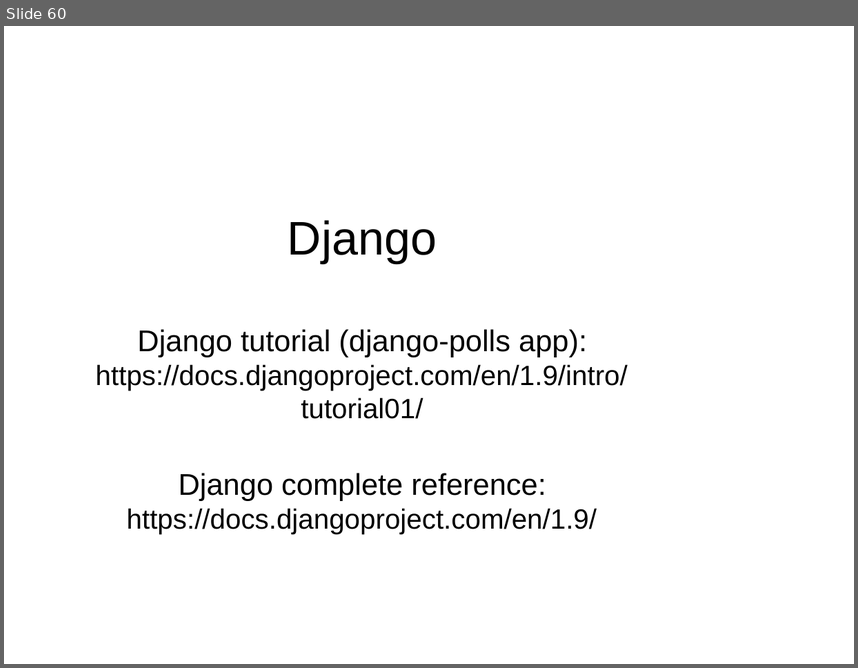
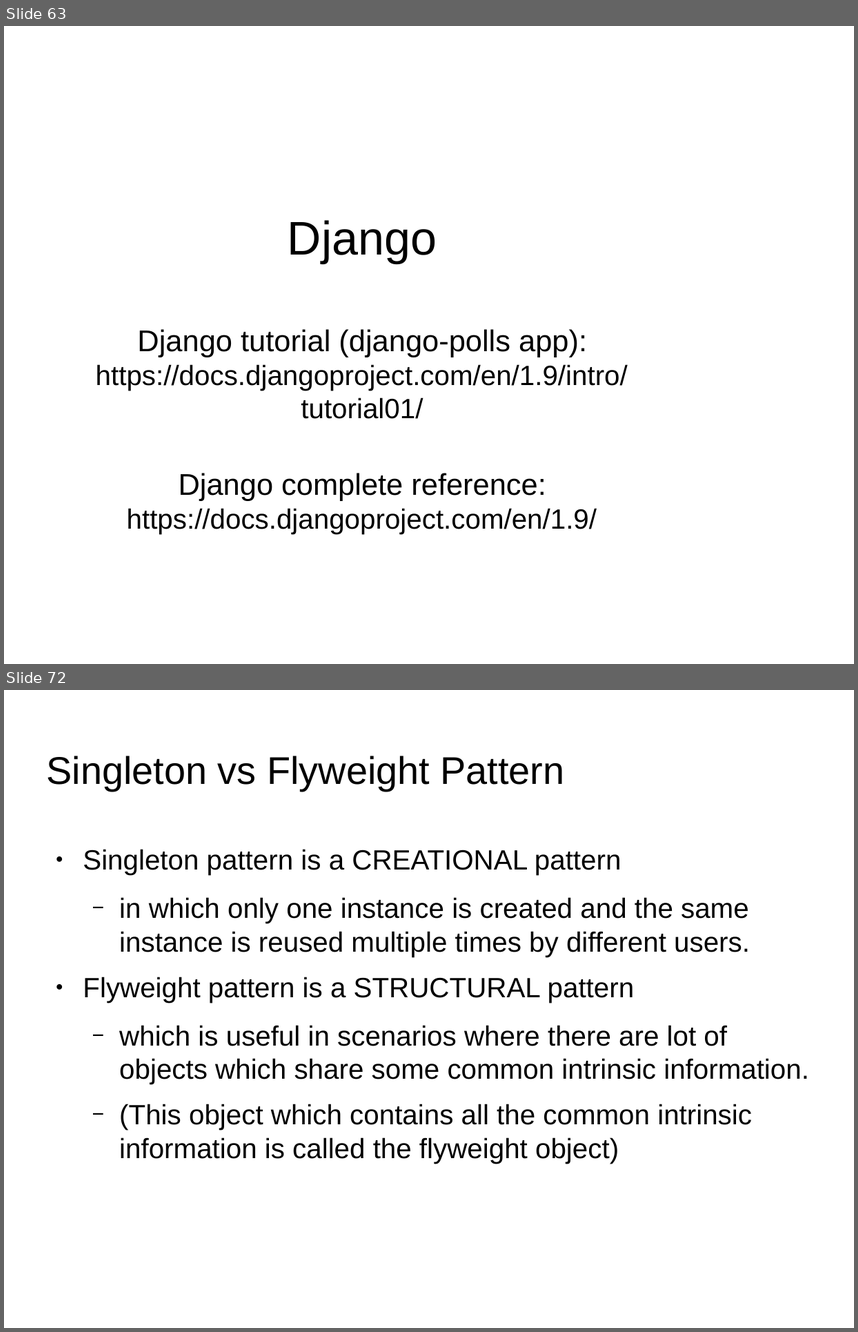
Before and after one commit to shikha-desai/Internship_PreWork, a slide deck: Python/Python_Notes.odp. Shown one above the other, each under a label of ours: slide 60 before the commit, slides 63 and 72 after it; the slides between them are not shown. The pictures are 858x668 and 858x1332 pixels, drawn with LibreOffice and Linux fonts; fonts in the diff are those of the drawing; background and template pictures are left out. Boxes give left, top, right and bottom in pixels: in the first picture for what was removed or moved away, otherwise in the second. Text is boxed around its words. In the diff, an @@ line names an element or a change of style, - is before the commit and + after.

Commit message:
Added few design patterns to python

```diff
--- a/Python/Python_Notes.odp
+++ b/Python/Python_Notes.odp
@@ slide 72 added at (4, 690, 854, 1328), background picture (left out) @@
@@ title added at (47, 756, 565, 791), 36 pt, text #000000 @@
+Singleton vs Flyweight Pattern
@@ text added at (83, 849, 809, 1163), 26 pt, text #000000 @@
+● Singleton pattern is a CREATIONAL pattern
+  − in which only one instance is created and the same instance is reused multiple times by different users.
+● Flyweight pattern is a STRUCTURAL pattern
+  − which is useful in scenarios where there are lot of objects which share some common intrinsic information.
+  − (This object which contains all the common intrinsic information is called the flyweight object)
@@ what was slide 60 is now slide 63 @@
```
Also in this commit, not shown: 12 other slides added.
